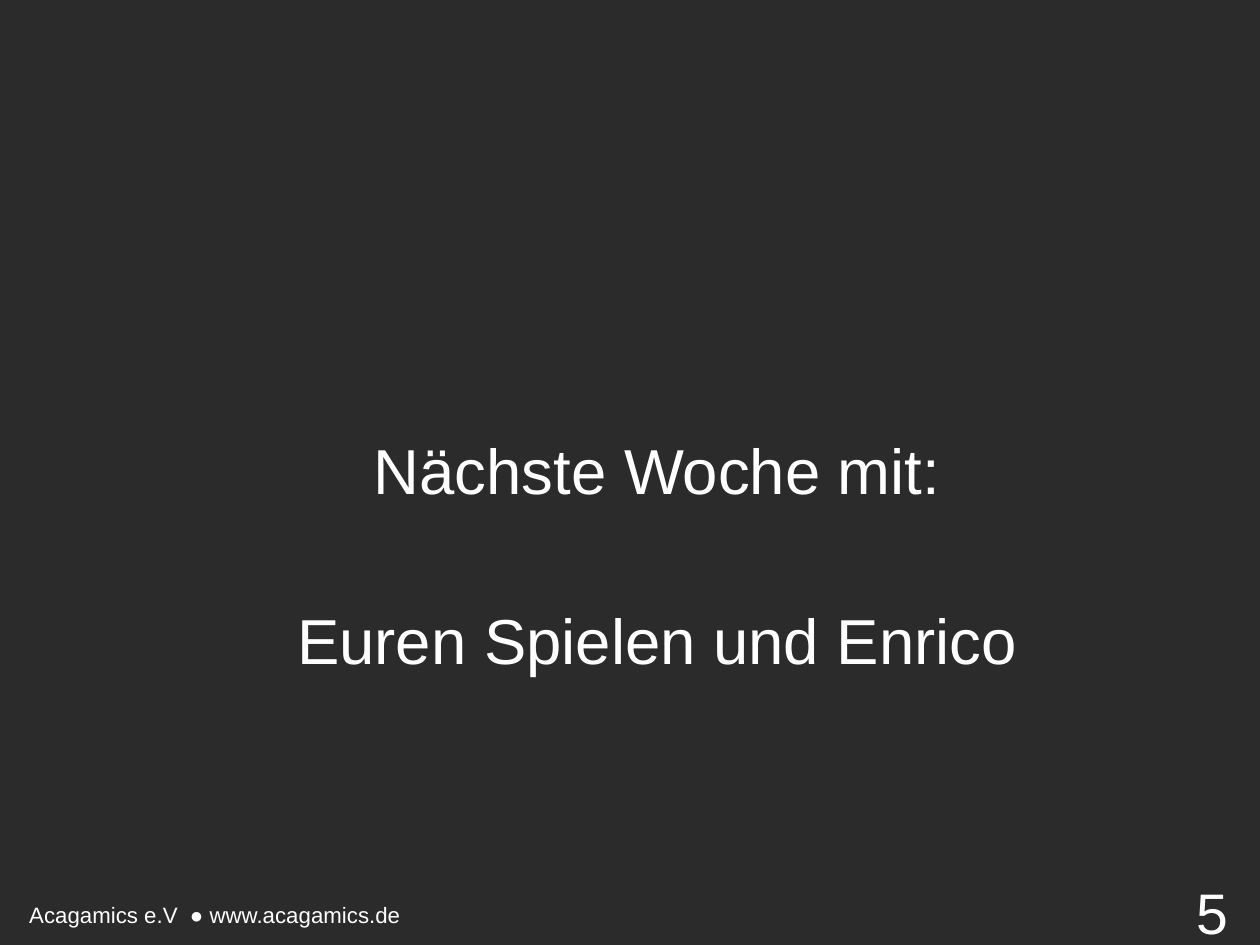
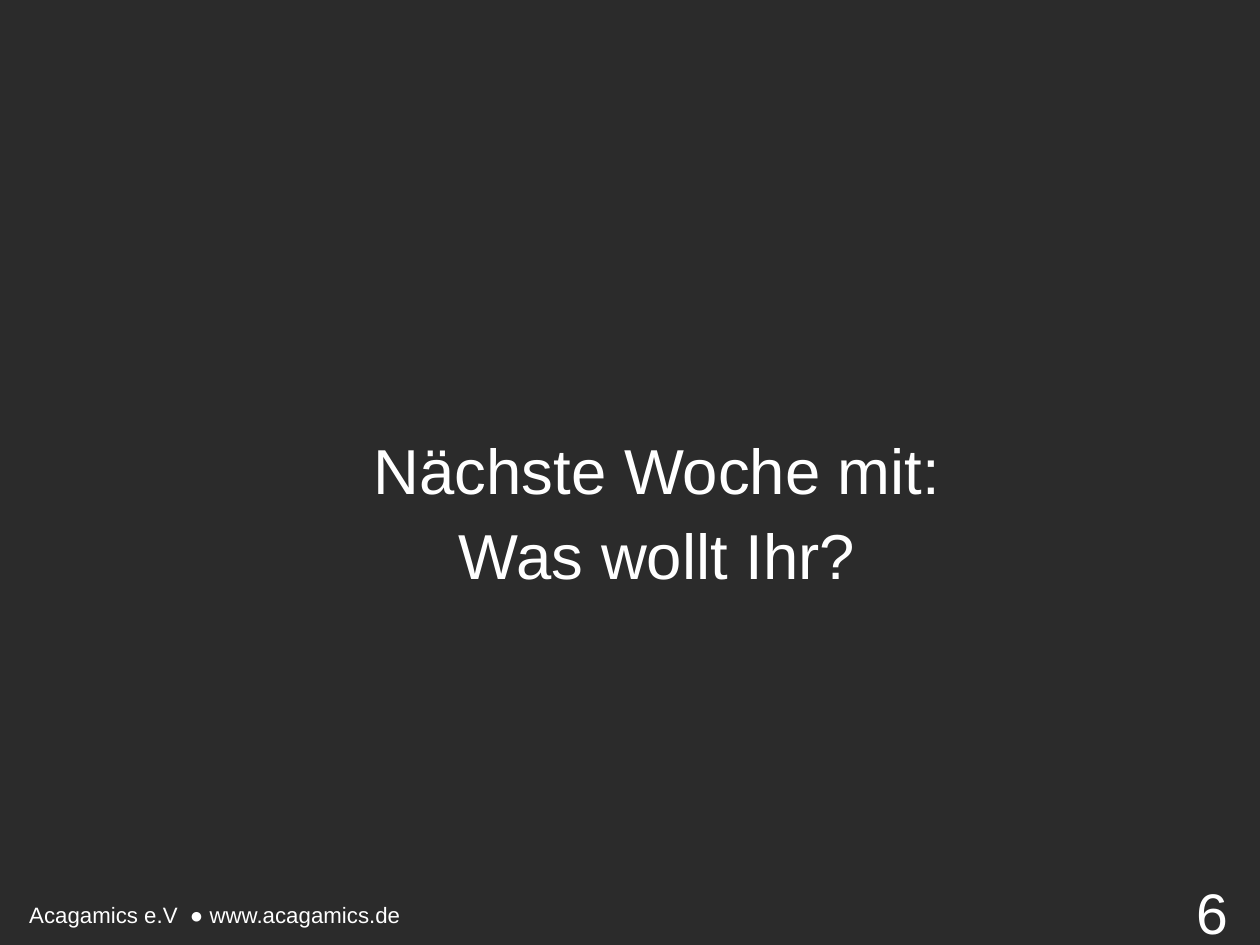
Before and after one commit to endert/Intro2D, a slide deck: slide 6 of 6. Vorlesung 18.11.15/6. Vorstellung.odp (slide 5 before the commit). Drawn at 1260x945 pixels with LibreOffice and Linux fonts; fonts in the diff are those of the drawing; background and template pictures are left out; a plain dark background stands for a picture behind light text. Boxes give left, top, right and bottom in pixels: in the first picture for what was removed or moved away, otherwise in the second. Text is boxed around its words. In the diff, an @@ line names an element or a change of style, - is before the commit and + after.

```diff
--- a/6. Vorlesung 18.11.15/6. Vorstellung.odp
+++ b/6. Vorlesung 18.11.15/6. Vorstellung.odp
@@ text at (459, 533, 855, 580): text changed @@
-Euren Spielen und Enrico
+Was wollt Ihr?
@@ page number at (1197, 894, 1229, 935): text changed @@
-5
+6
```
Also in this commit, not shown: 2 other slides changed, 3 slides added, 2 slides removed, 3 other files.
